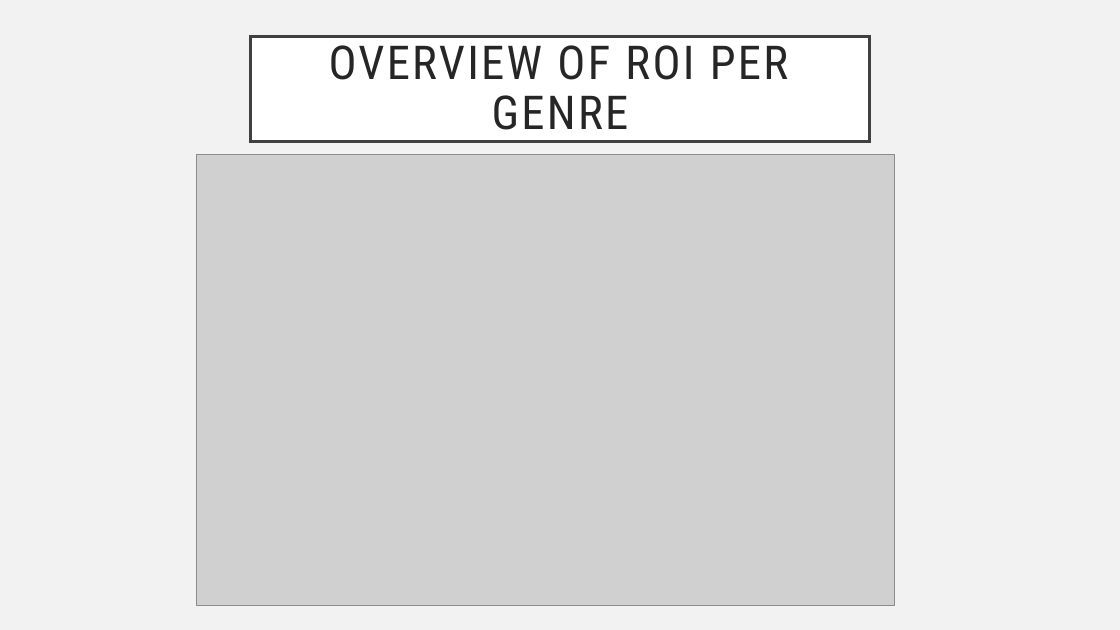
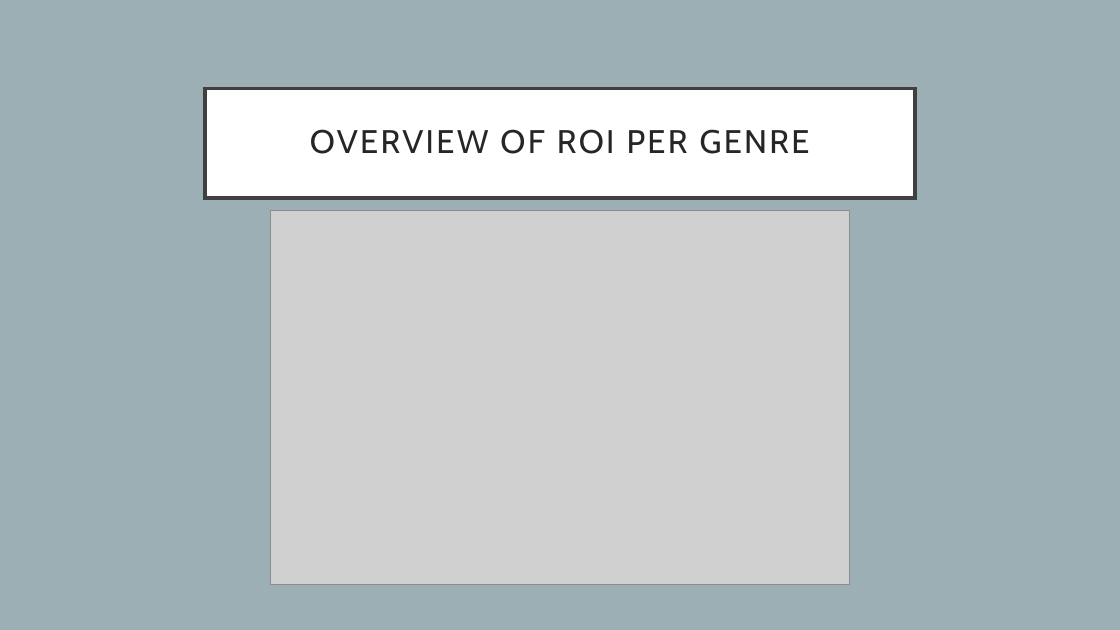
Before and after one commit to conlpate/dsc-mod-1-project-v2-1-onl01-dtsc-pt-052620, a slide deck: slide 4 of Presentation.pptx. Drawn at 1120x630 pixels with LibreOffice and Linux fonts; fonts in the diff are those of the drawing; grey boxes stand for pictures. Boxes give left, top, right and bottom in pixels: in the first picture for what was removed or moved away, otherwise in the second. Text is boxed around its words. In the diff, an @@ line names an element or a change of style, - is before the commit and + after.

```diff
--- a/Presentation.pptx
+++ b/Presentation.pptx
@@ background #F2F2F2 to #9BAFB5 @@
@@ rectangle "OVERVIEW OF ROI PER GENRE": place and size @@
-rectangle "OVERVIEW OF ROI PER GENRE" at (251, 37, 870, 142)
+rectangle "OVERVIEW OF ROI PER GENRE" at (205, 88, 915, 197)
@@ rectangle "OVERVIEW OF ROI PER GENRE" at (205, 88, 915, 197): size 40 to 28 pt, font Roboto Condensed to Cabin; outline #404040 2.5 pt to #404040 3 pt @@
@@ picture: place and size @@
-picture at (197, 155, 895, 606)
+picture at (271, 211, 849, 585)
```
Also in this commit, not shown: 2 other slides changed, 10 slides added, 8 slides removed, 11 other files.
